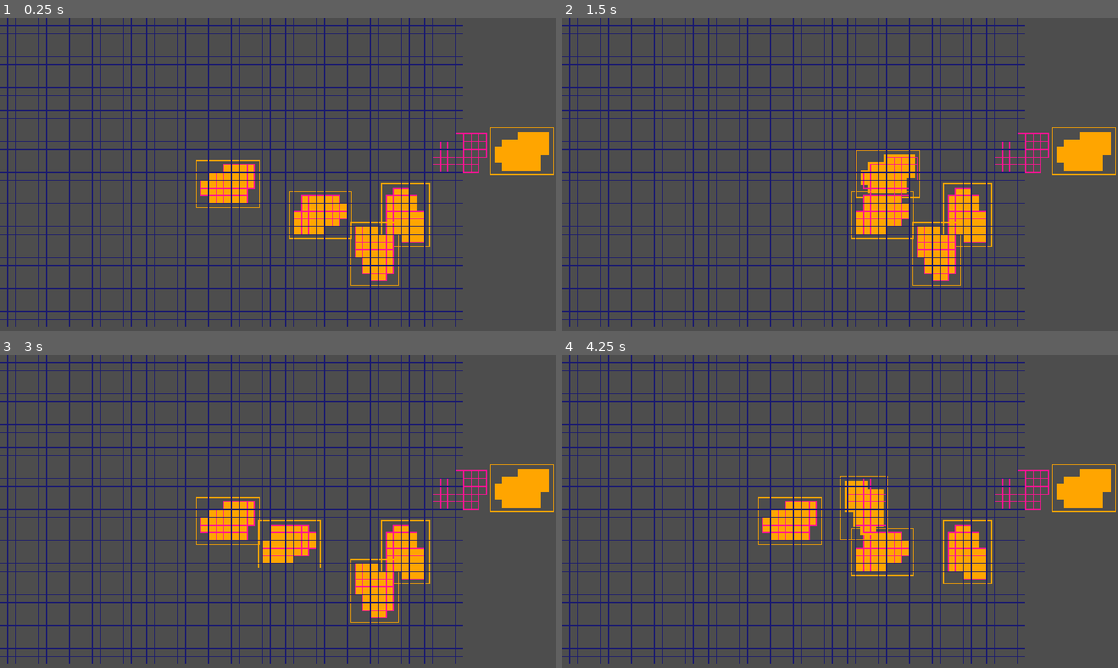
Above: before the commit, frames 1-4 (two rows, left to right).
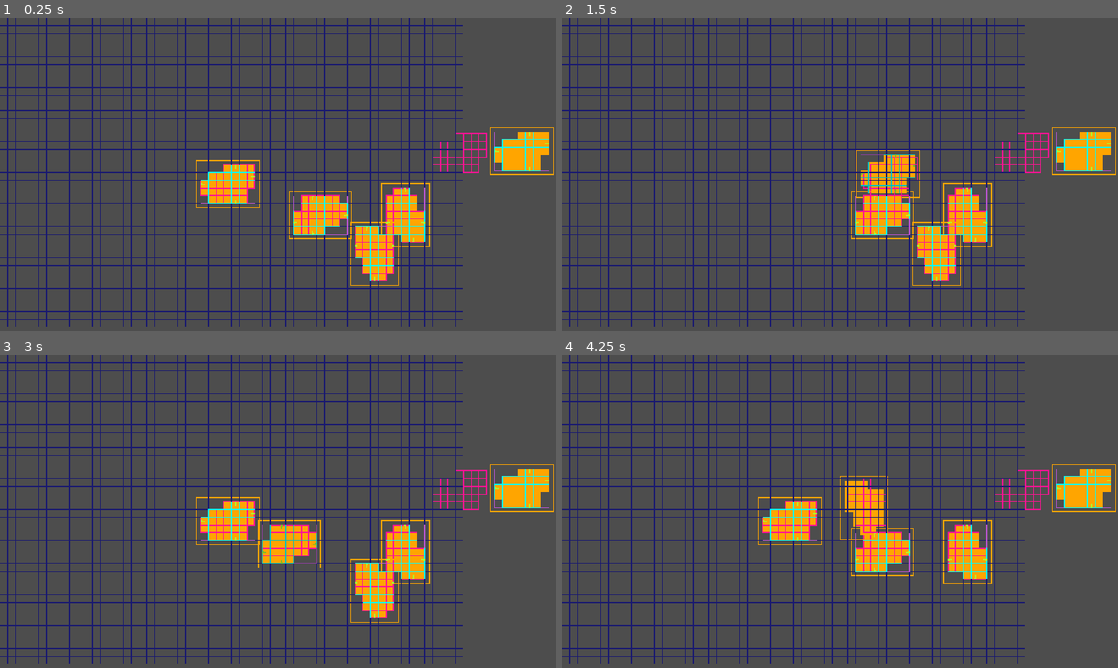
Above: after the commit, the same moments.

Repository: local-minimum/repetitions
Game: Godot game, scene res://scenes/dungeon_plan.tscn
The game is run twice, just before and just after one commit, with the same random seed, the same clock (stepped at 60 frames per second) and the same inputs.
Inputs (mouse positions are in pixels of both pictures, inside the frame that each line leads up to):
- Up to frame 1 (0.25 s): no input
- Up to frame 2 (1.5 s): tap Enter at 0.5 s; drag from (1079, 155) to (784, 187) at 0.52 s; tap Space (crawl_search) at 1.25 s; drag from (784, 187) to (1079, 155) at 1.27 s
- Up to frame 3 (3 s): tap Enter at 2 s; move the mouse to (400, 549) at 2.02 s; hold D (crawl_strafe_right) 2.03-2.75 s; right-click (400, 549) at 2.1 s; click (400, 549) at 2.17 s; tap Space (crawl_search) at 2.75 s; drag from (322, 549) to (222, 524) at 2.77 s
- Up to frame 4 (4.25 s): tap Enter at 3.5 s; drag from (940, 596) to (867, 511) at 3.52 s

The runs differ from the first frame. In frame 1, 0.8% of the frame differs, in the area x 36-99%, y 36-84%; in frame 2, 0.8%; in frame 3, 0.8%; in frame 4, 0.7%.

Commit message:
Fix bug grabbing room while rotating

Diff:
--- a/scenes/rooms/start_room.tscn
+++ b/scenes/rooms/start_room.tscn
@@ -19,6 +19,7 @@
 doors = NodePath("Doors")
 doors_directions = ExtResource("2_qr66m")
 collision = NodePath("CollisionPolygon2D")
+debug = true
 draggable = SubResource("Resource_6afpx")
 
 [node name="Outline" type="TileMapLayer" parent="."]
--- a/scripts/2d/draggable.gd
+++ b/scripts/2d/draggable.gd
@@ -257,7 +257,8 @@
     _drag_origin_valid = grid != null && grid.is_inside_grid(node.global_position)
     _drag_current_grid_coords_valid = _drag_origin_valid
 
-    _drag_origin_angle = node.global_rotation
+    if !_rotating_nodes.has(node):
+        _drag_origin_angle = node.global_rotation
 
     InputCursorHelper.remove_node(node)
     InputCursorHelper.add_state(node, InputCursorHelper.State.DRAG)
--- a/scripts/reps/blueprint_room.gd
+++ b/scripts/reps/blueprint_room.gd
@@ -33,6 +33,13 @@
 @export var draggable: Draggable
 
 var _door_data: Array[DoorData]
+var tweening: bool:
+    set(value):
+        if value:
+            draggable.disable(self)
+        elif !placed:
+            draggable.enable(self)
+        tweening = value
 
 ## Local coordinates of connected doors (valids)
 var connected_doors: Array[DoorData]:
@@ -254,7 +261,7 @@
 
 var _debugged: bool = true
 func _draw() -> void:
-    if Engine.is_editor_hint() || !debug:
+    if Engine.is_editor_hint() || !debug || tweening:
         return
 
     var bbox: Rect2 = bounding_box()
--- a/scripts/reps/dungeon_planner.gd
+++ b/scripts/reps/dungeon_planner.gd
@@ -45,7 +45,7 @@
     else:
 
         print_debug("Invalid drop location for %s" % room)
-        room.placed = true
+        room.tweening = true
         var tween: Tween = create_tween()
 
         @warning_ignore_start("return_value_discarded")
@@ -55,12 +55,12 @@
 
         if tween.finished.connect(
             func () -> void:
-                room.placed = false
+                room.tweening = false
                 room.modulate = Color.WHITE
                 queue_redraw()
         ) != OK:
             push_warning("Failed to connect ease back complete")
-            room.placed = false
+            room.tweening = false
             room.modulate = Color.WHITE
             queue_redraw()
 
@@ -124,7 +124,6 @@
 
         if show_logical_tiles:
             var coords: Array[Vector2i] = room.get_global_used_tiles()
-            print_debug("Room %s has coords %s" % [room, coords])
             for c: Vector2i in coords:
                 var cell_rect: Rect2 = grid.get_local_cell_rect(c, true)
                 cell_rect = RectUtils.translate_local(cell_rect, grid, self)
